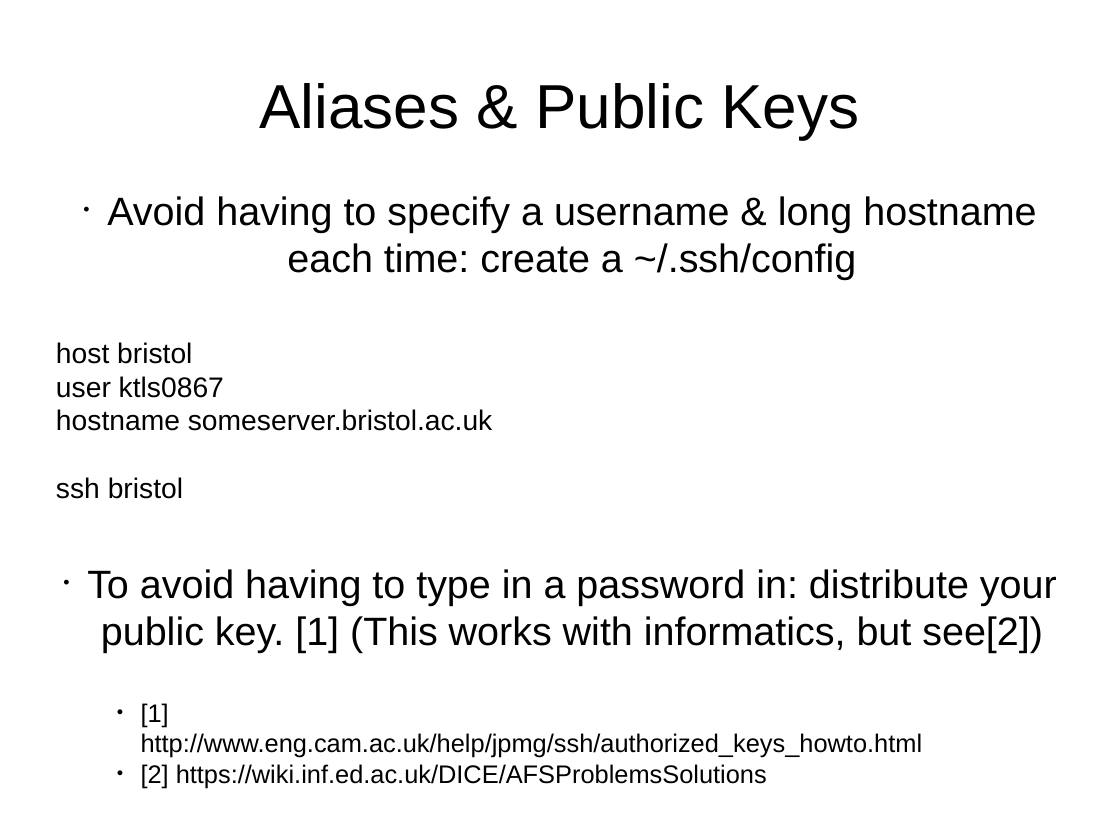
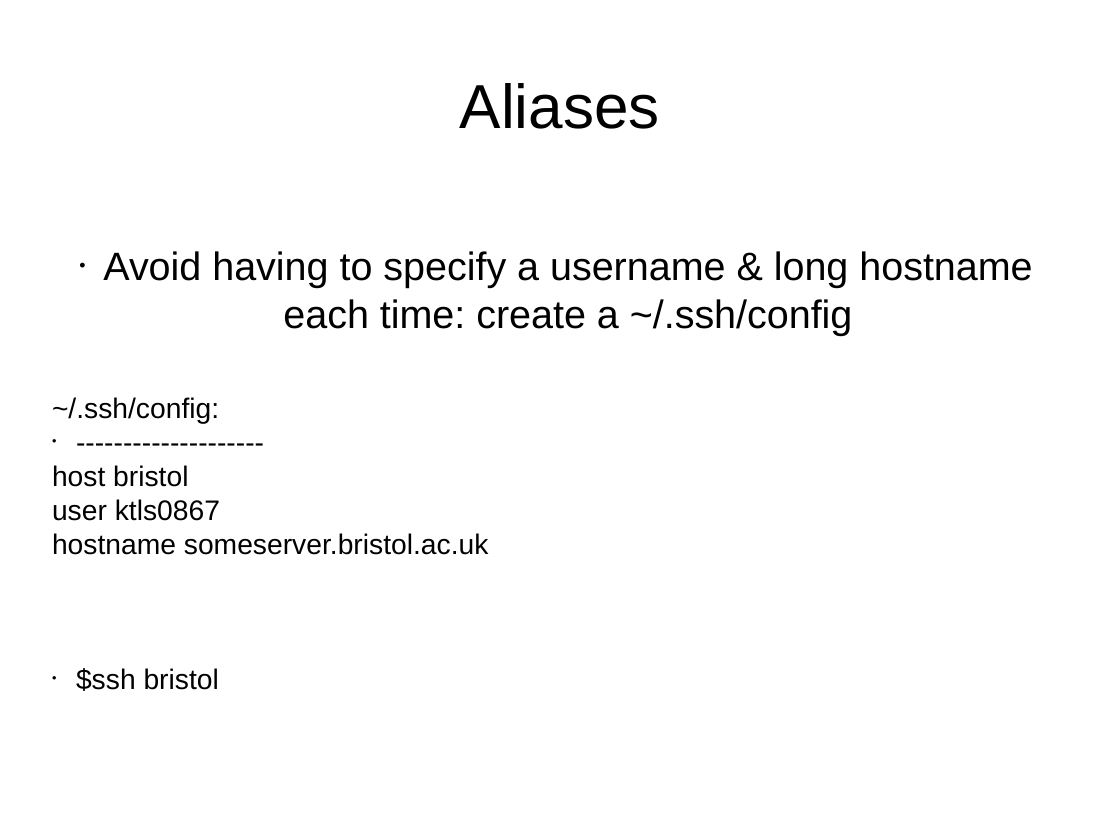
Before and after one commit to mikehulluk/IntroductionToResearchComputing, a slide deck: slide 10 of Wk2/WorkingRemotelyAndSynchronously.odp. Drawn at 1120x840 pixels with LibreOffice and Linux fonts; fonts in the diff are those of the drawing. Boxes give left, top, right and bottom in pixels: in the first picture for what was removed or moved away, otherwise in the second. Text is boxed around its words. In the diff, an @@ line names an element or a change of style, - is before the commit and + after.

Commit message:
Updates to ssh-keys

```diff
--- a/Wk2/WorkingRemotelyAndSynchronously.odp
+++ b/Wk2/WorkingRemotelyAndSynchronously.odp
@@ title at (460, 83, 660, 129): text changed @@
-Aliases & Public Keys
+Aliases
@@ subtitle at (52, 397, 219, 424): paragraphs added @@
+~/.ssh/config:
+• --------------------
@@ subtitle at (76, 668, 219, 691): text changed; size 28 to 20 pt @@
-ssh bristol
-• To avoid having to type in a password in: distribute your public key. [1] (This works with informatics, but see[2])
+• $ssh bristol
@@ text removed at (141, 703, 923, 788) @@
-● [1] http://www.eng.cam.ac.uk/help/jpmg/ssh/authorized_keys_howto.html
-● [2] https://wiki.inf.ed.ac.uk/DICE/AFSProblemsSolutions
```
Also in this commit, not shown: 1 slide added, 1 other file.
